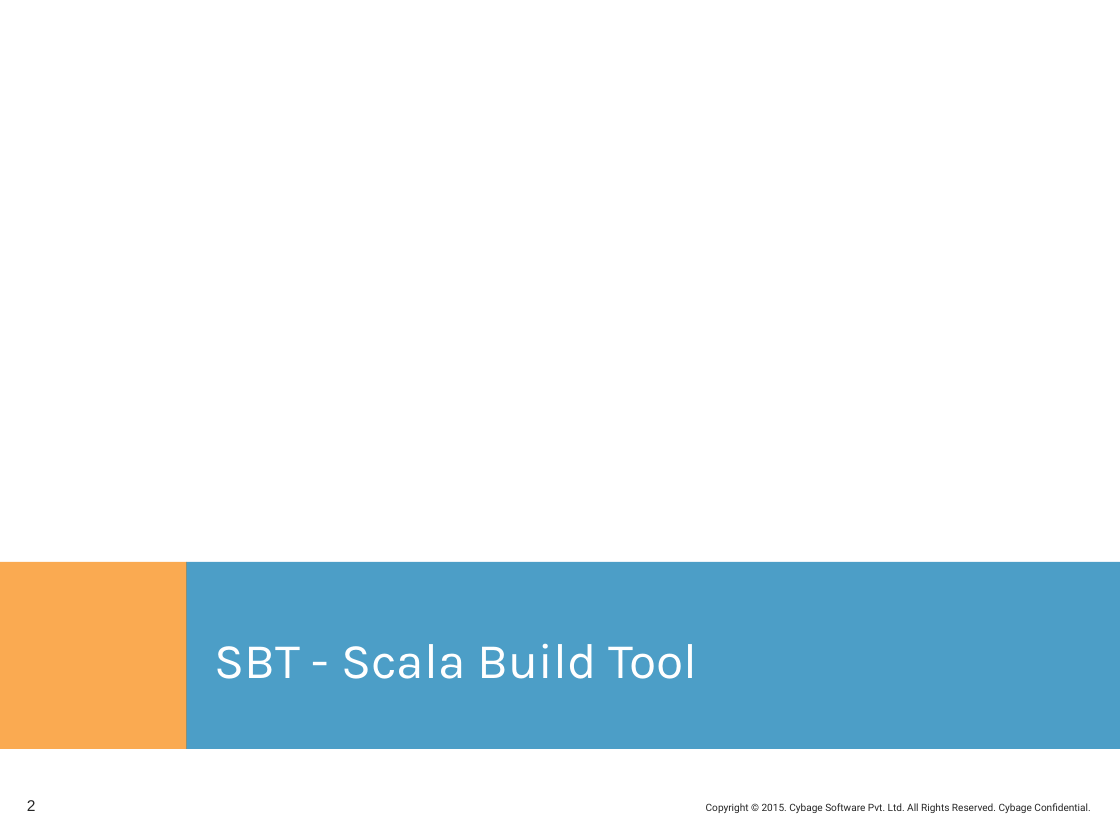
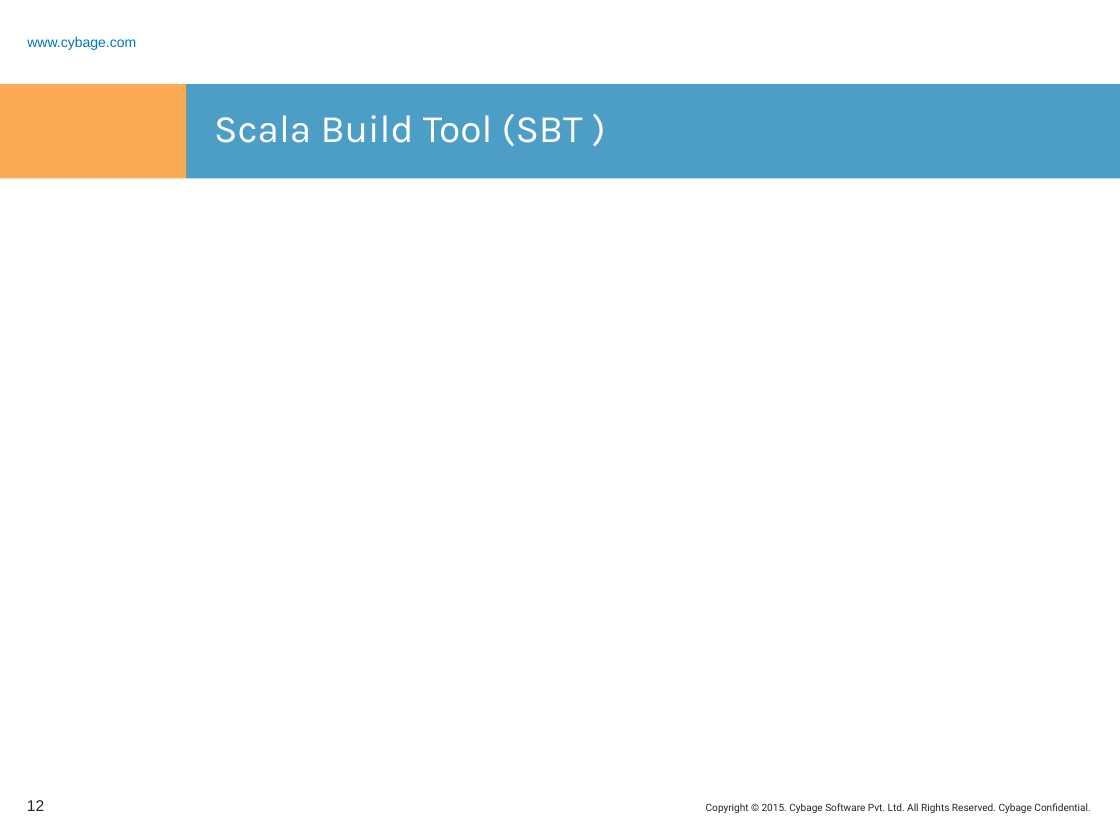
Before and after one commit to rashmitk/Documentation, a slide deck: slide 12 of SBT/SBT.pptx (slide 2 before the commit). Drawn at 1120x840 pixels with LibreOffice and Linux fonts; fonts in the diff are those of the drawing; background and template pictures are left out. Boxes give left, top, right and bottom in pixels: in the first picture for what was removed or moved away, otherwise in the second. Text is boxed around its words. In the diff, an @@ line names an element or a change of style, - is before the commit and + after.

Commit message:
Added Build evolution and history details

```diff
--- a/SBT/SBT.pptx
+++ b/SBT/SBT.pptx
@@ text added at (x1=27, y1=37, x2=136, y2=50), 9 pt, text #0075B0 @@
+www.cybage.com
@@ rectangle added at (x1=0, y1=84, x2=187, y2=178), fill #F88608 at 70% opacity @@
@@ rectangle resized from (x1=186, y1=562, x2=1120, y2=749) to (x1=186, y1=84, x2=1120, y2=178) @@
@@ title at (x1=214, y1=114, x2=583, y2=146): text changed; size 32 to 25 pt @@
-SBT - Scala Build Tool
+Scala Build Tool (SBT )
@@ rectangle removed at (x1=0, y1=562, x2=187, y2=749) @@
@@ page number at (x1=27, y1=800, x2=44, y2=811): text changed @@
-2
+12
```
Also in this commit, not shown: 3 other slides changed, 7 slides added.
